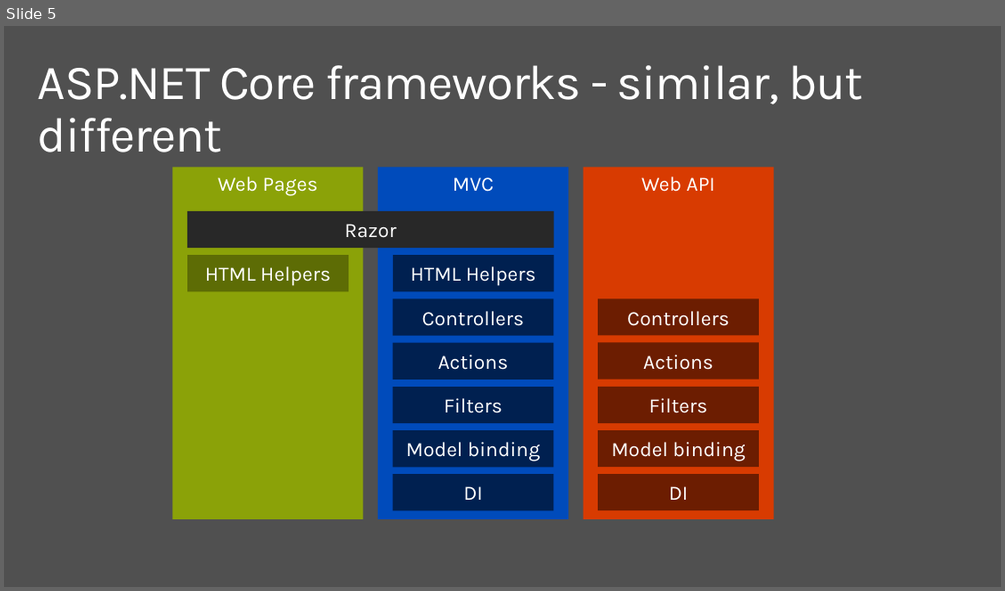
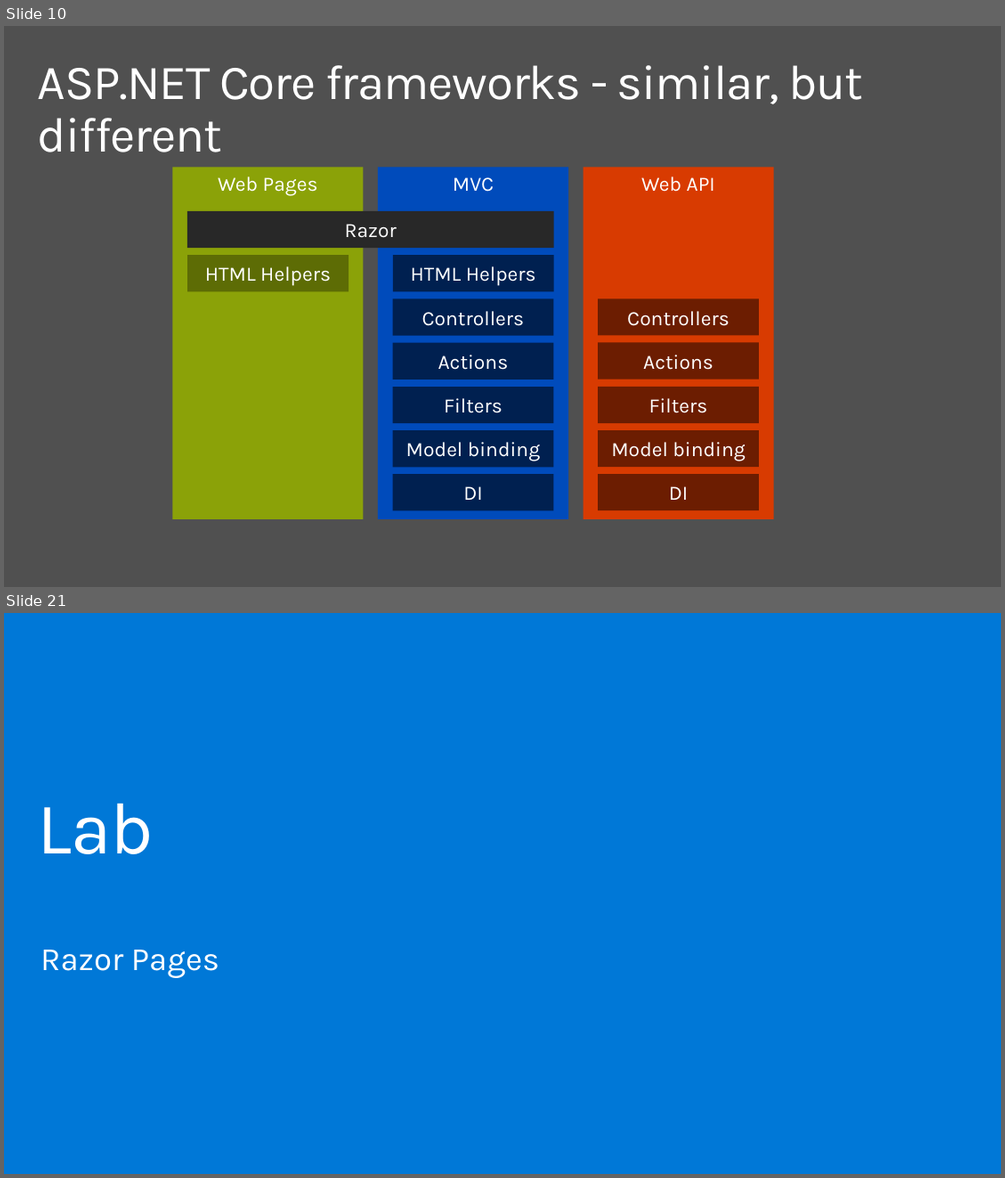
Before and after one commit to dotnet-presentations/dotnetcore-workshop, a slide deck: 2-Web-Dev/netcore-workshop-webdev.pptx. Shown one above the other, each under a label of ours: slide 5 before the commit, slides 10 and 21 after it; the slides between them are not shown. The pictures are 1005x591 and 1005x1178 pixels, drawn with LibreOffice and Linux fonts; fonts in the diff are those of the drawing; background and template pictures are left out. Boxes give left, top, right and bottom in pixels: in the first picture for what was removed or moved away, otherwise in the second. Text is boxed around its words. In the diff, an @@ line names an element or a change of style, - is before the commit and + after.

```diff
--- a/2-Web-Dev/netcore-workshop-webdev.pptx
+++ b/2-Web-Dev/netcore-workshop-webdev.pptx
@@ slide 21 added at (4,613,1001,1174), background #0078D7 @@
@@ title added at (38,803,154,854), 72 pt, text #FFFFFF @@
+Lab
@@ text added at (40,949,219,978), 32 pt, text #FFFFFF @@
+Razor Pages
@@ what was slide 5 is now slide 10 @@
```
Also in this commit, not shown: 1 slide changed, 16 other slides added.
